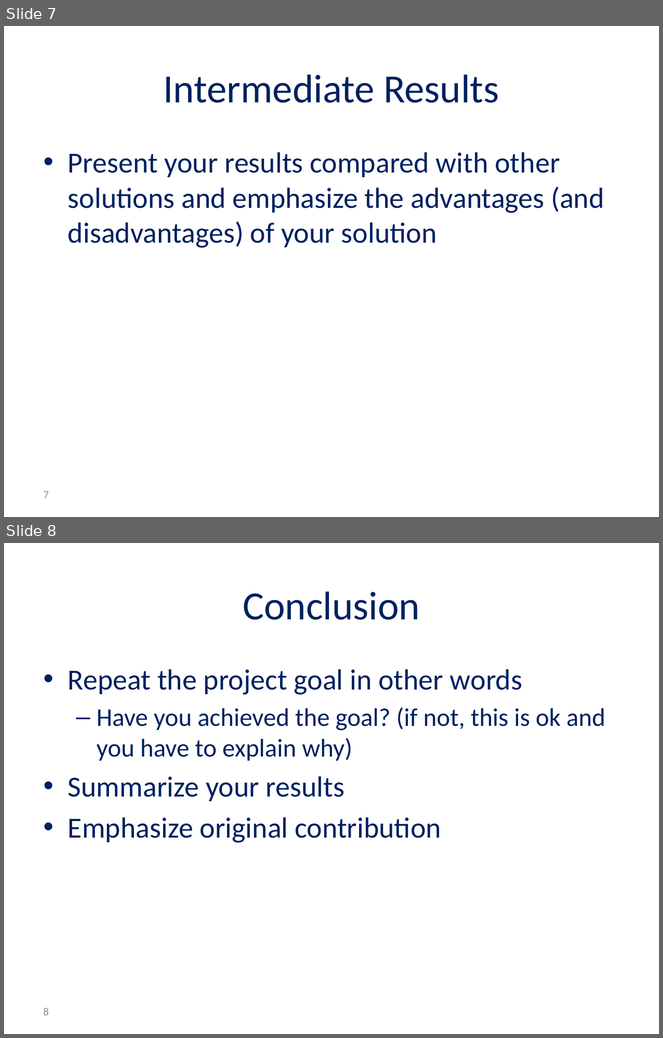
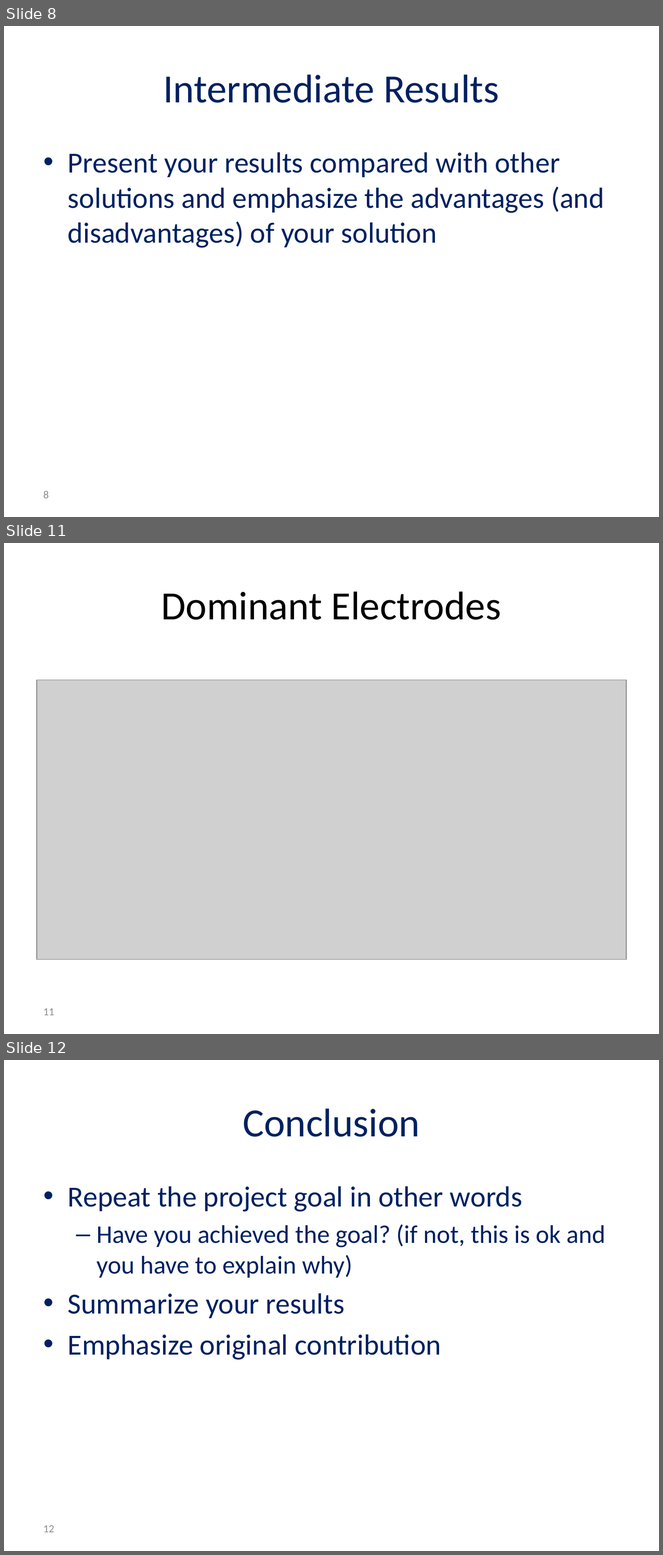
Before and after one commit to reggevlivney/BrainSway, a slide deck: Project_Midterm_Presentation.pptx. Shown one above the other, each under a label of ours: slides 7 and 8 before the commit, slides 8, 11 and 12 after it; the slides between them are not shown. The pictures are 663x1038 and 663x1555 pixels, drawn with LibreOffice and Linux fonts; fonts in the diff are those of the drawing; grey boxes stand for pictures; background and template pictures are left out. Boxes give left, top, right and bottom in pixels: in the first picture for what was removed or moved away, otherwise in the second. Text is boxed around its words. In the diff, an @@ line names an element or a change of style, - is before the commit and + after.

Commit message:
Few pictures and explanations in the presentation. Splitting the signals to the signals before and after the stimulation.

```diff
--- a/Project_Midterm_Presentation.pptx
+++ b/Project_Midterm_Presentation.pptx
@@ slide 11 added at (x1=4, y1=543, x2=659, y2=1034), background #FFFFFF @@
@@ title added at (x1=161, y1=591, x2=502, y2=620), 44 pt, text #000000 @@
+Dominant Electrodes
@@ picture added at (x1=37, y1=680, x2=626, y2=960) @@
@@ page number added at (x1=44, y1=1008, x2=54, y2=1016), 12 pt, text #8C8C8C @@
+11
@@ what was slide 7 is now slide 8 @@
@@ page number at (x1=44, y1=491, x2=49, y2=499): text changed @@
-7
+8
@@ what was slide 8 is now slide 12 @@
@@ page number at (x1=44, y1=1525, x2=54, y2=1533): text changed @@
-8
+12
```
Also in this commit, not shown: 2 slides changed, 5 other slides added, 2 slides removed, 2 other files.
